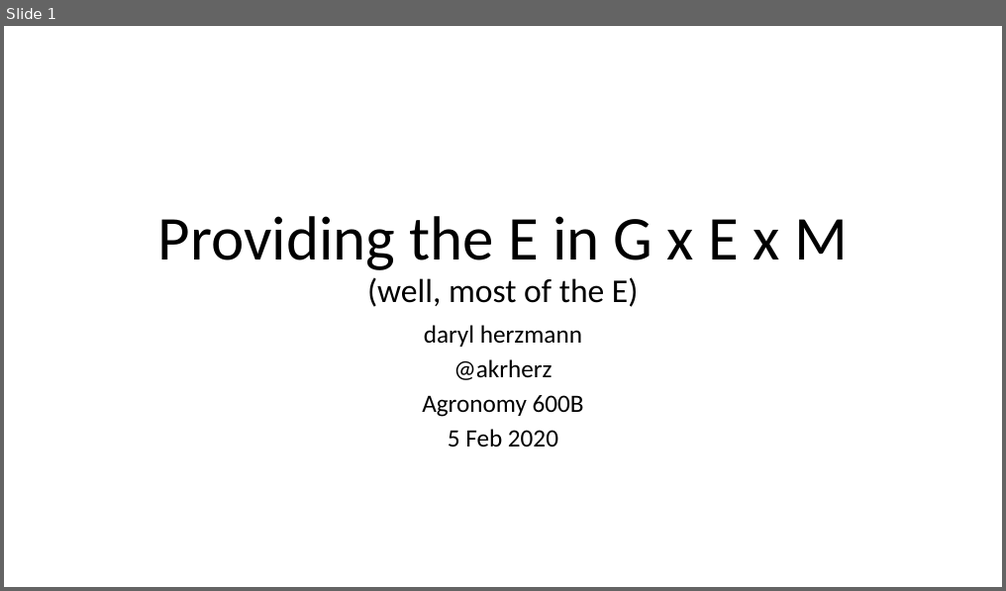
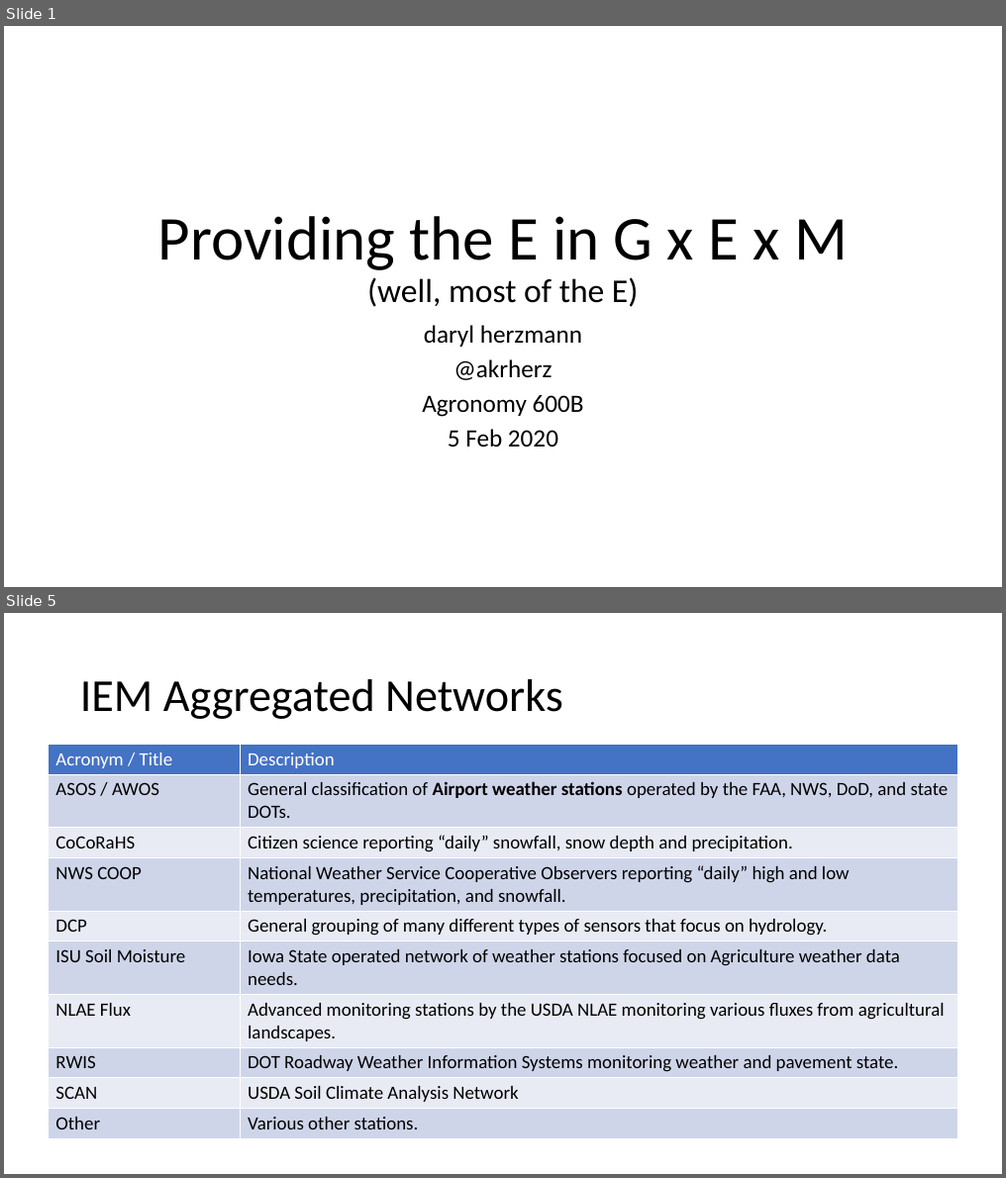
Before and after one commit to akrherz/akrherz, a slide deck: presentations/200205_agron600b/herzmann_600b.pptx. Shown one above the other, each under a label of ours: slide 1 before the commit, slides 1 and 5 after it; the slides between them are not shown. The pictures are 1006x591 and 1006x1178 pixels, drawn with LibreOffice and Linux fonts; fonts in the diff are those of the drawing. Boxes give left, top, right and bottom in pixels: in the first picture for what was removed or moved away, otherwise in the second. Text is boxed around its words. In the diff, an @@ line names an element or a change of style, - is before the commit and + after.

```diff
--- a/presentations/200205_agron600b/herzmann_600b.pptx
+++ b/presentations/200205_agron600b/herzmann_600b.pptx
@@ slide 5 added at (x1=4, y1=613, x2=1002, y2=1174), background #FFFFFF @@
@@ title added at (x1=80, y1=679, x2=563, y2=719), 44 pt, text #000000 @@
+IEM Aggregated Networks
@@ table added at (x1=49, y1=744, x2=957, y2=1136), 10 rows, 2 columns @@
+Acronym / Title | Description
+ASOS / AWOS | General classification of Airport weather stations operated by the FAA, NWS, DoD, and state DOTs.
+CoCoRaHS | Citizen science reporting “daily” snowfall, snow depth and precipitation.
+NWS COOP | National Weather Service Cooperative Observers reporting “daily” high and low temperatures, precipitation, and snowfall.
+DCP | General grouping of many different types of sensors that focus on hydrology.
+ISU Soil Moisture | Iowa State operated network of weather stations focused on Agriculture weather data needs.
+NLAE Flux | Advanced monitoring stations by the USDA NLAE monitoring various fluxes from agricultural landscapes.
+RWIS | DOT Roadway Weather Information Systems monitoring weather and pavement state.
+SCAN | USDA Soil Climate Analysis Network
+Other | Various other stations.
```
Also in this commit, not shown: 2 slides changed, 14 other slides added.
